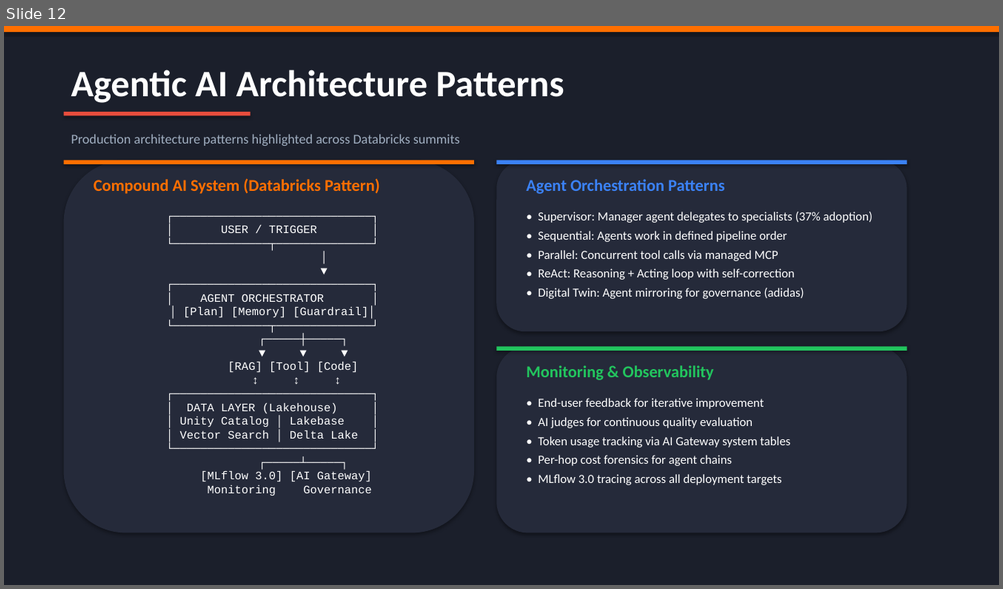
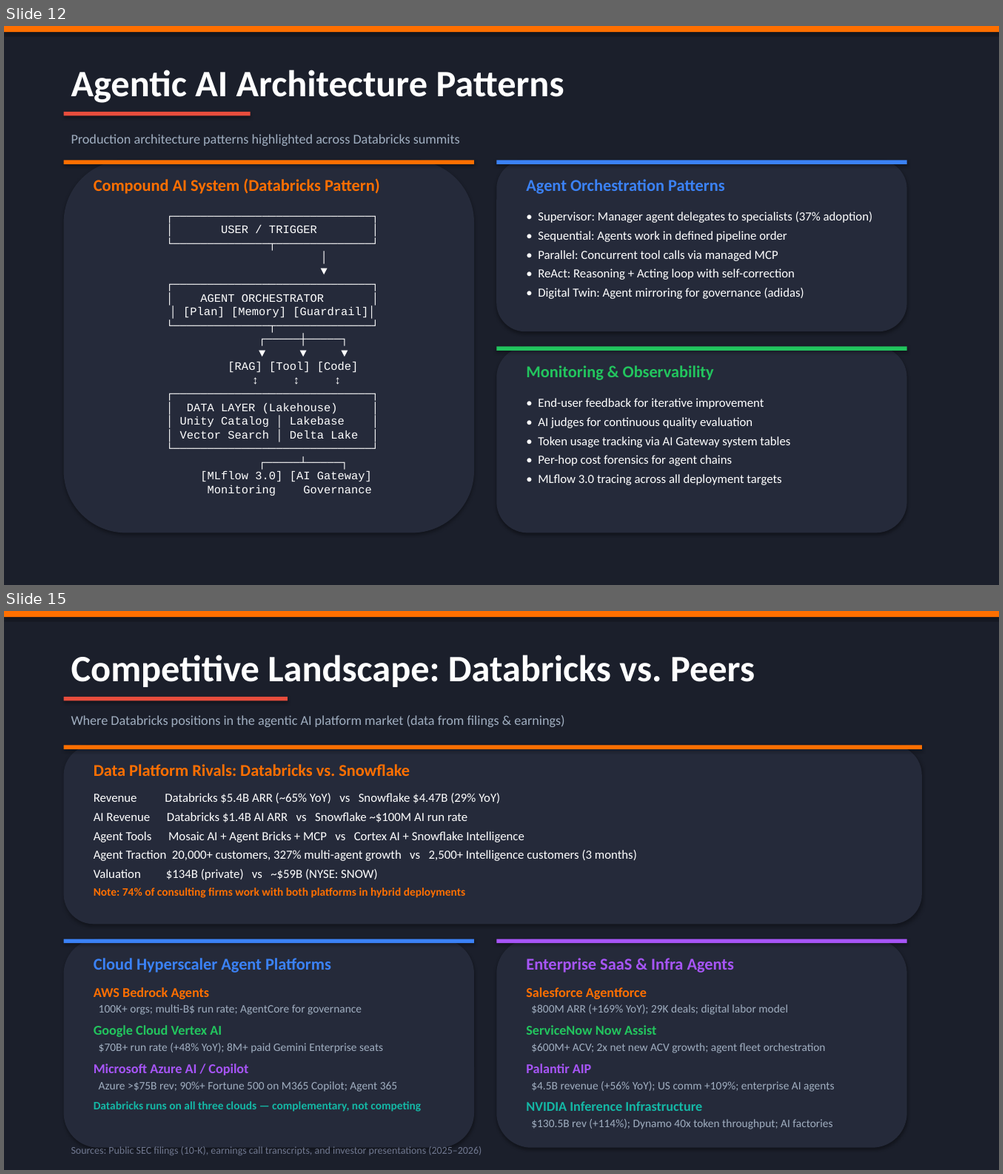
Before and after one commit to ms4674/Equity-research, a slide deck: agentic_ai_databricks_presentation.pptx. Shown one above the other, each under a label of ours: slide 12 before the commit, slides 12 and 15 after it; the slides between them are not shown. The pictures are 1003x589 and 1003x1174 pixels, drawn with LibreOffice and Linux fonts; fonts in the diff are those of the drawing. Boxes give left, top, right and bottom in pixels: in the first picture for what was removed or moved away, otherwise in the second. Text is boxed around its words. In the diff, an @@ line names an element or a change of style, - is before the commit and + after.

```diff
--- a/agentic_ai_databricks_presentation.pptx
+++ b/agentic_ai_databricks_presentation.pptx
@@ slide 15 added at [4,611,999,1170], background #1B1F2B @@
@@ rectangle added at [4,611,999,617], fill #FF6F00 @@
@@ text added at [71,655,754,687], 36 pt, text #FFFFFF, bold @@
+Competitive Landscape: Databricks vs. Peers
@@ rectangle added at [64,697,287,701], fill #E84D3D @@
@@ text added at [71,715,564,727], 13 pt, text #A0AEC0 @@
+Where Databricks positions in the agentic AI platform market (data from filings & earnings)
@@ rounded rectangle added at [64,745,922,924], fill #252A3A @@
@@ rectangle added at [64,745,922,750], fill #FF6F00 @@
@@ text added at [94,764,410,776], 16 pt, text #FF6F00, bold @@
+Data Platform Rivals: Databricks vs. Snowflake
@@ text added at [94,793,637,898], 12 pt, text #FFFFFF @@
+Revenue Databricks $5.4B ARR (~65% YoY) vs Snowflake $4.47B (29% YoY)
+AI Revenue Databricks $1.4B AI ARR vs Snowflake ~$100M AI run rate
+Agent Tools Mosaic AI + Agent Bricks + MCP vs Cortex AI + Snowflake Intelligence
+Agent Traction 20,000+ customers, 327% multi-agent growth vs 2,500+ Intelligence customers (3 months)
+Valuation $134B (private) vs ~$59B (NYSE: SNOW)
+Note: 74% of consulting firms work with both platforms in hybrid deployments
@@ rounded rectangle added at [64,940,474,1148], fill #252A3A @@
@@ rectangle added at [64,940,474,944], fill #3B82F6 @@
@@ rounded rectangle added at [496,940,907,1148], fill #252A3A @@
@@ rectangle added at [496,940,907,944], fill #A755F7 @@
@@ text added at [94,958,331,973], 16 pt, text #3B82F6, bold @@
+Cloud Hyperscaler Agent Platforms
@@ text added at [526,958,734,973], 16 pt, text #A755F7, bold @@
+Enterprise SaaS & Infra Agents
@@ text added at [94,988,421,1112], 11 pt, text #A0AEC0 @@
+AWS Bedrock Agents
+100K+ orgs; multi-B$ run rate; AgentCore for governance
+Google Cloud Vertex AI
+$70B+ run rate (+48% YoY); 8M+ paid Gemini Enterprise seats
+Microsoft Azure AI / Copilot
+Azure >$75B rev; 90%+ Fortune 500 on M365 Copilot; Agent 365
+Databricks runs on all three clouds — complementary, not competing
@@ text added at [526,988,834,1130], 11 pt, text #A0AEC0 @@
+Salesforce Agentforce
+$800M ARR (+169% YoY); 29K deals; digital labor model
+ServiceNow Now Assist
+$600M+ ACV; 2x net new ACV growth; agent fleet orchestration
+Palantir AIP
+$4.5B revenue (+56% YoY); US comm +109%; enterprise AI agents
+NVIDIA Inference Infrastructure
+$130.5B rev (+114%); Dynamo 40x token throughput; AI factories
@@ text added at [71,1147,481,1156], 10 pt, text #707890 @@
+Sources: Public SEC filings (10-K), earnings call transcripts, and investor presentations (2025–2026)
```
Also in this commit, not shown: 2 slides changed, 3 other slides added, 1 other file.
